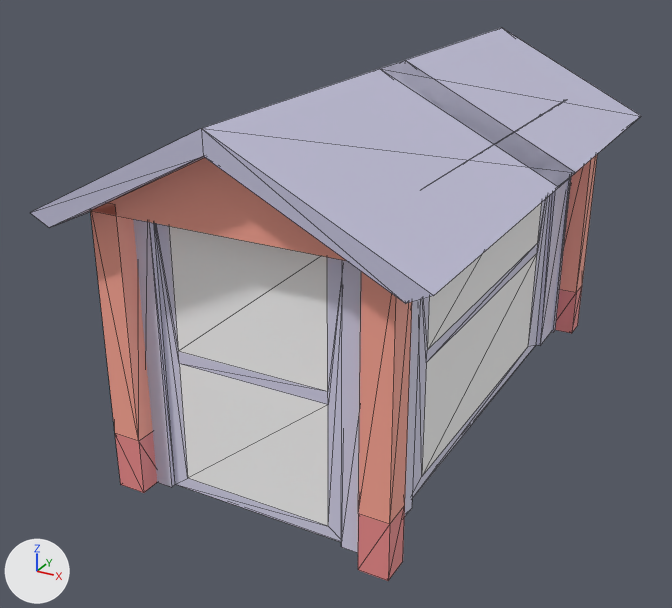
The FBX model Assets/Decoration/busstop.fbx as it was, and as the next commit left it.
One viewpoint serves both versions: a 50 mm camera at (1.4, -2.46, 1.82) aimed at (-0.13, 0.32, 0.43). The axes (+X, +Y, +Z) are drawn at lower left. The lights are the same throughout. Mesh edges are drawn as thin lines. Where no turn or scale is listed for an object, it has been applied to the vertices. Vertices at the same position are counted once.

Objects in the first picture: 'mergedBlocks'.
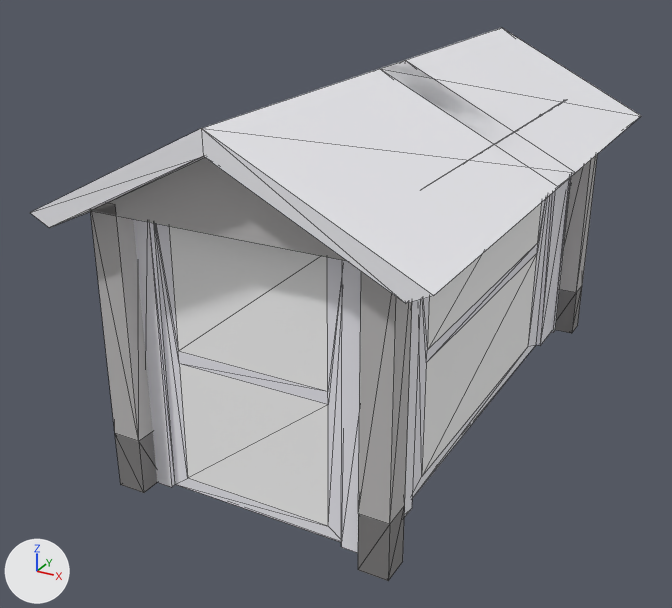
Where the change shows, as pixel boxes [x1, y1, x2, y2] in the pictures (672 x 608 px; the box of a moved part takes in the faces that stretch with it):
'mergedBlocks', recoloured, reshaped: [30, 28, 641, 581] in both
part 1 of me_mesh, moved or reshaped: [90, 155, 597, 581] in both
part 2 of me_mesh, recoloured: after [139, 442, 157, 493]

The change in detail:
Material 'bricks' (mat_bricks) changes colour from pink #ffa896 to light grey #c0bebe; in linear values from (1.0, 0.392, 0.306) to (0.527, 0.514, 0.512).
Material 'stone' (mat_stone) changes colour from light grey #c7c5df to white #f5f5f9; in linear values from (0.571, 0.559, 0.736) to (0.913, 0.911, 0.949).
Material 'bricksDark' (mat_bricksdark) changes colour from pink #f18e8e to grey #7f7e7e; in linear values from (0.878, 0.271, 0.271) to (0.212, 0.207, 0.207).
Material 'metalLight' (mat_metallight) changes colour from white #dad8ef to white #f5f5fb; in linear values from (0.698, 0.686, 0.867) to (0.915, 0.911, 0.968).
me_mesh has 490 vertices, 848 faces and spans x -0.64..0.64, y -0.6..1.6, z 0.0..1.29.
me_mesh is used by ob_mergedblocks; location (0.0, 0.0, 0.0).
me_mesh part 1: 66 of 490 vertices moved; they spanned x -0.5..0.5, y -0.5..1.5, z 0.0..1.21 and now span x -0.5..0.5, y -0.5..1.5, z 0.0..1.21; mean shift (0.0, 0.0, 0.0); largest move (-0.5, 1.5, 1.0) -> (-0.4, -0.5, 0.0).
me_mesh part 2: 1 face spanning x -0.4, y -0.5..-0.4, z 0.0..0.2 switches from mat_bricks (pink #ffa896) to mat_bricksdark (grey #7f7d7d).
